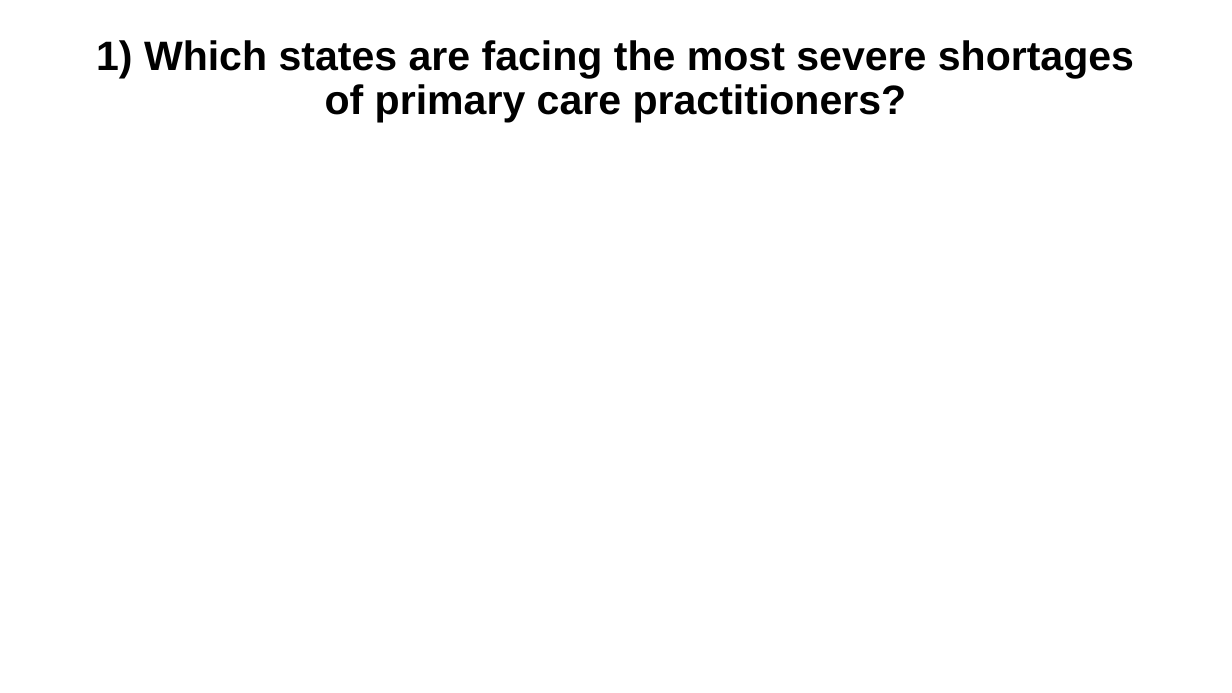
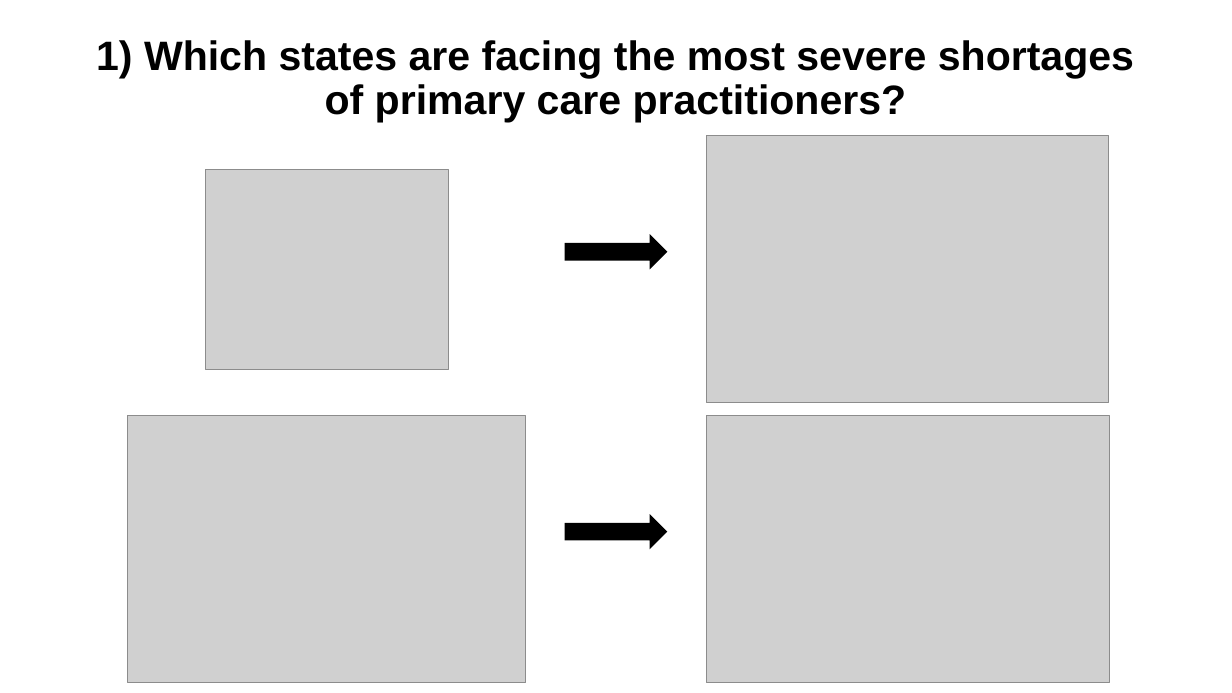
Before and after one commit to valeriemagalong/Healthcare-Shortages, a slide deck: slide 4 of eda_summary_presentation.pptx. Drawn at 1232x693 pixels with LibreOffice and Linux fonts; fonts in the diff are those of the drawing; grey boxes stand for pictures. Boxes give left, top, right and bottom in pixels: in the first picture for what was removed or moved away, otherwise in the second. Text is boxed around its words. In the diff, an @@ line names an element or a change of style, - is before the commit and + after.

Commit message:
Take relevant plots from hpsa_eda.ipynb about high-priority states and add into eda_summary_presentation.pptx

```diff
--- a/eda_summary_presentation.pptx
+++ b/eda_summary_presentation.pptx
@@ picture added at (706, 136, 1109, 403) @@
@@ picture added at (205, 169, 448, 369) @@
@@ right arrow added at (565, 234, 667, 269), fill #000000 @@
@@ picture added at (128, 416, 526, 683) @@
@@ picture added at (706, 416, 1109, 683) @@
@@ right arrow added at (565, 514, 667, 549), fill #000000 @@
```
Also in this commit, not shown: 1 other file.
